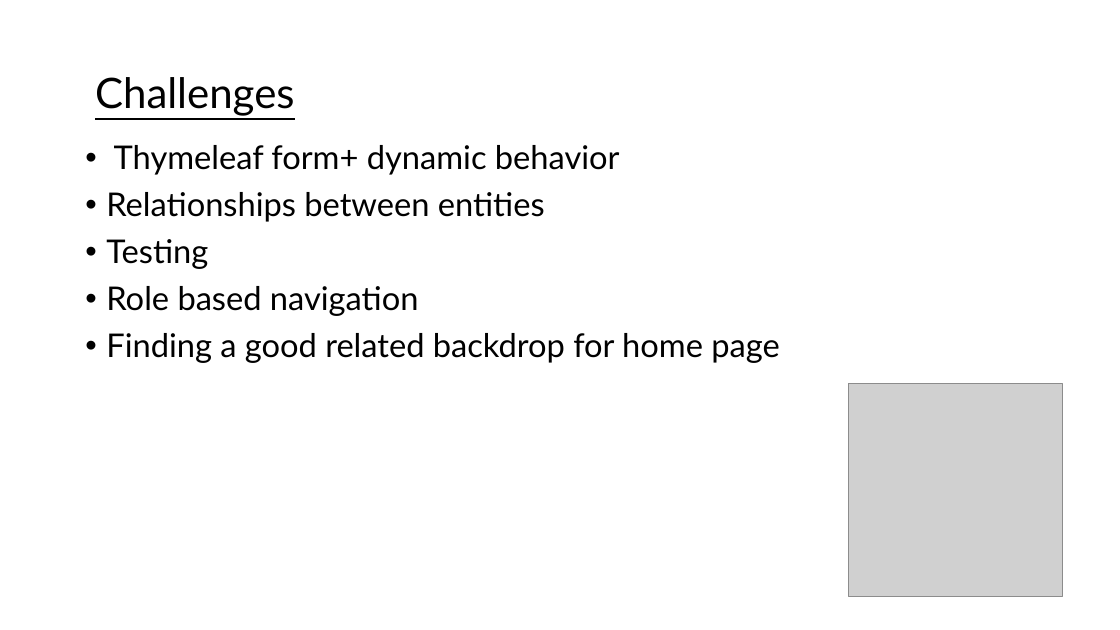
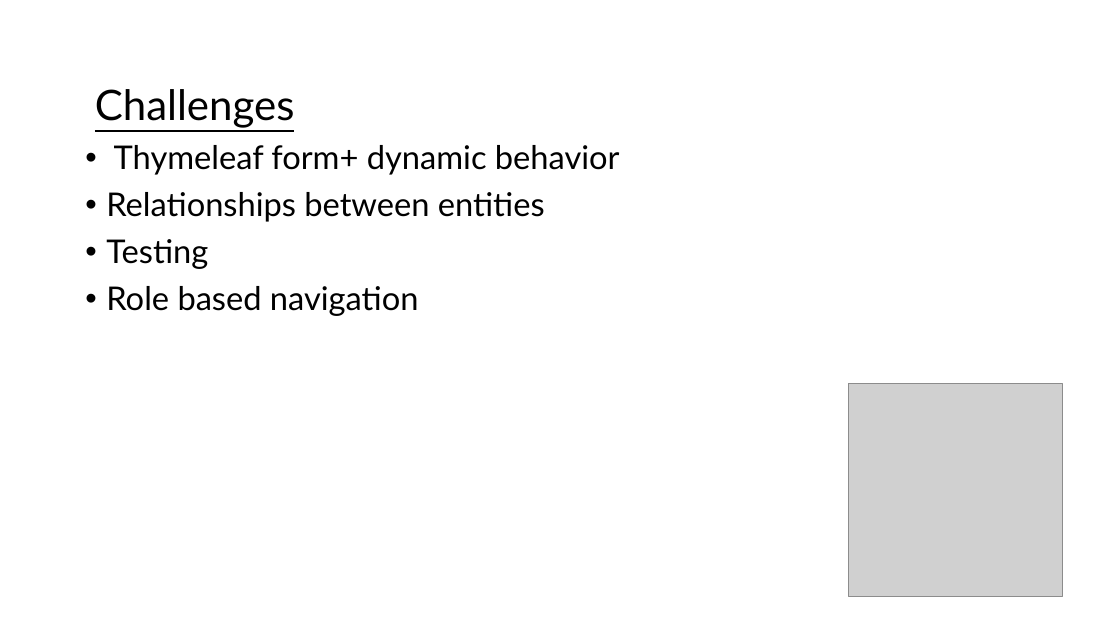
Before and after one commit to smaggo/careconnect, a slide deck: slide 13 of doc/presentation/Care Connect.pptx. Drawn at 1120x630 pixels with LibreOffice and Linux fonts; fonts in the diff are those of the drawing; grey boxes stand for pictures. Boxes give left, top, right and bottom in pixels: in the first picture for what was removed or moved away, otherwise in the second. Text is boxed around its words. In the diff, an @@ line names an element or a change of style, - is before the commit and + after.

Commit message:
updated ppt

```diff
--- a/doc/presentation/Care Connect.pptx
+++ b/doc/presentation/Care Connect.pptx
@@ title "Challenges": place and size @@
-title "Challenges" at box(95, 77, 295, 116)
+title "Challenges" at box(95, 89, 295, 128)
@@ text at box(106, 333, 779, 363): paragraph removed @@
-• Finding a good related backdrop for home page
```
Also in this commit, not shown: 1 slide removed.
